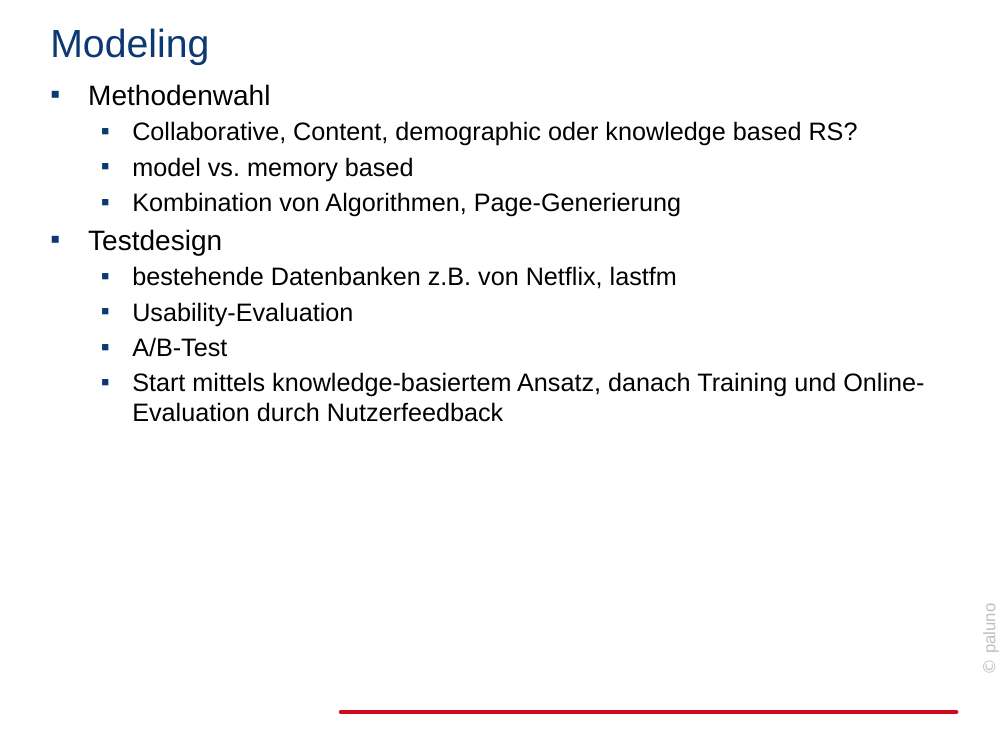
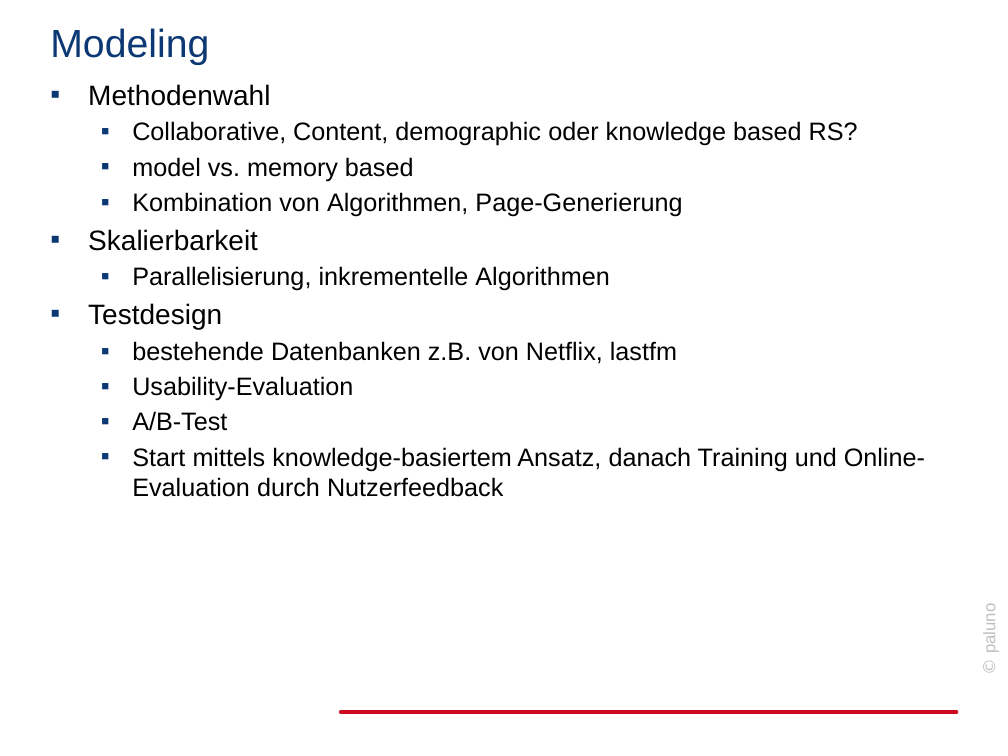
Before and after one commit to jabuettner/citavi, a slide deck: slide 15 of Diss (repo)/Recommender.pptx (slide 14 before the commit). Drawn at 1008x756 pixels with LibreOffice and Linux fonts; fonts in the diff are those of the drawing; background and template pictures are left out. Boxes give left, top, right and bottom in pixels: in the first picture for what was removed or moved away, otherwise in the second. Text is boxed around its words. In the diff, an @@ line names an element or a change of style, - is before the commit and + after.

```diff
--- a/Diss (repo)/Recommender.pptx
+++ b/Diss (repo)/Recommender.pptx
@@ text at (x1=88, y1=229, x2=609, y2=291): paragraphs added @@
+▪ Skalierbarkeit
+  ▪ Parallelisierung, inkrementelle Algorithmen
```
Also in this commit, not shown: 15 other slides changed, 2 slides added, 19 other files.
